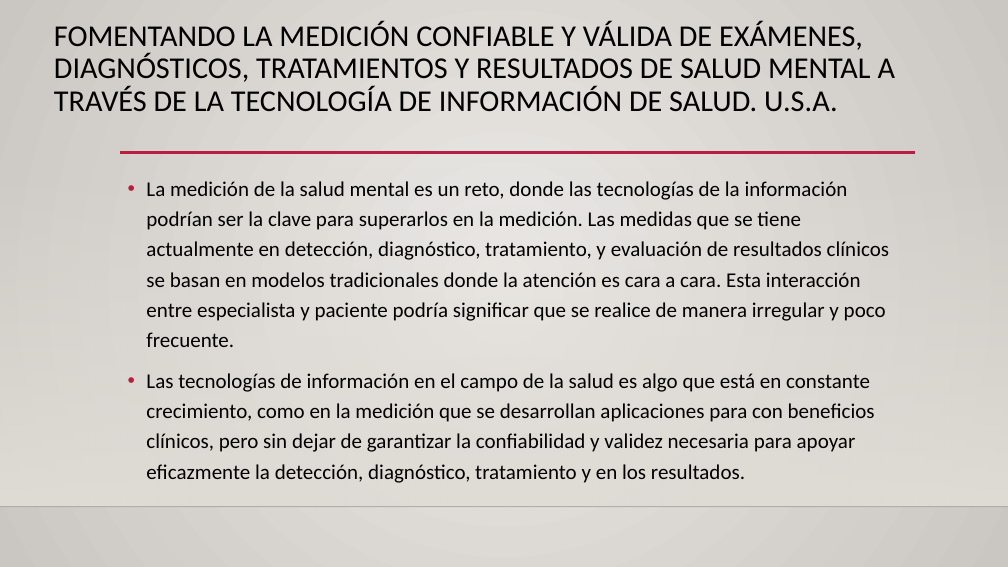
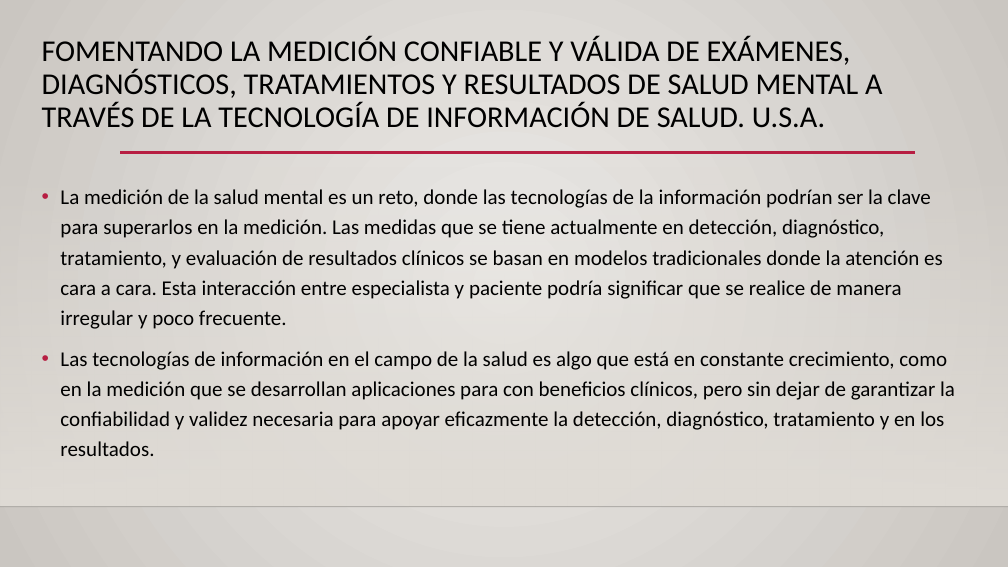
Before and after one commit to patriciamz-153/tesis, a slide deck: slide 25 of Presentación de Tesis Parte 2.pptx. Drawn at 1008x567 pixels with LibreOffice and Linux fonts; fonts in the diff are those of the drawing; background and template pictures are left out. Boxes give left, top, right and bottom in pixels: in the first picture for what was removed or moved away, otherwise in the second. Text is boxed around its words. In the diff, an @@ line names an element or a change of style, - is before the commit and + after.

```diff
--- a/Presentación de Tesis Parte 2.pptx
+++ b/Presentación de Tesis Parte 2.pptx
@@ title "FOMENTANDO LA MEDICIÓN CONFIABLE Y ..." moved from (x1=54, y1=20, x2=895, y2=111) to (x1=42, y1=36, x2=882, y2=128) @@
@@ title "FOMENTANDO LA MEDICIÓN CONFIABLE Y ..." at (x1=42, y1=36, x2=882, y2=128): vertical alignment top to middle @@
@@ text "La medición de la salud ..." at (x1=60, y1=189, x2=955, y2=456): vertical alignment top to middle @@
@@ text "La medición de la salud ..." moved from (x1=146, y1=181, x2=889, y2=483) to (x1=60, y1=189, x2=955, y2=456) @@
```
Also in this commit, not shown: 23 other slides changed, 2 other files.
